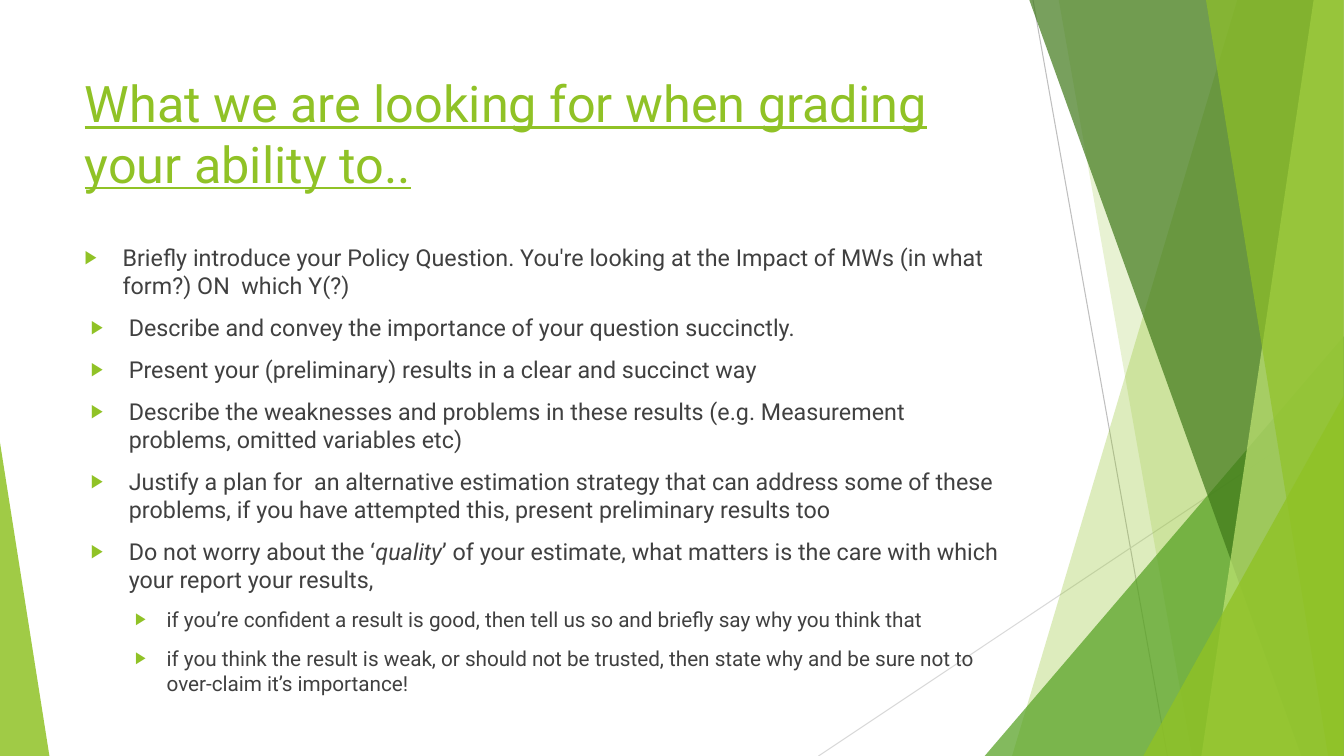
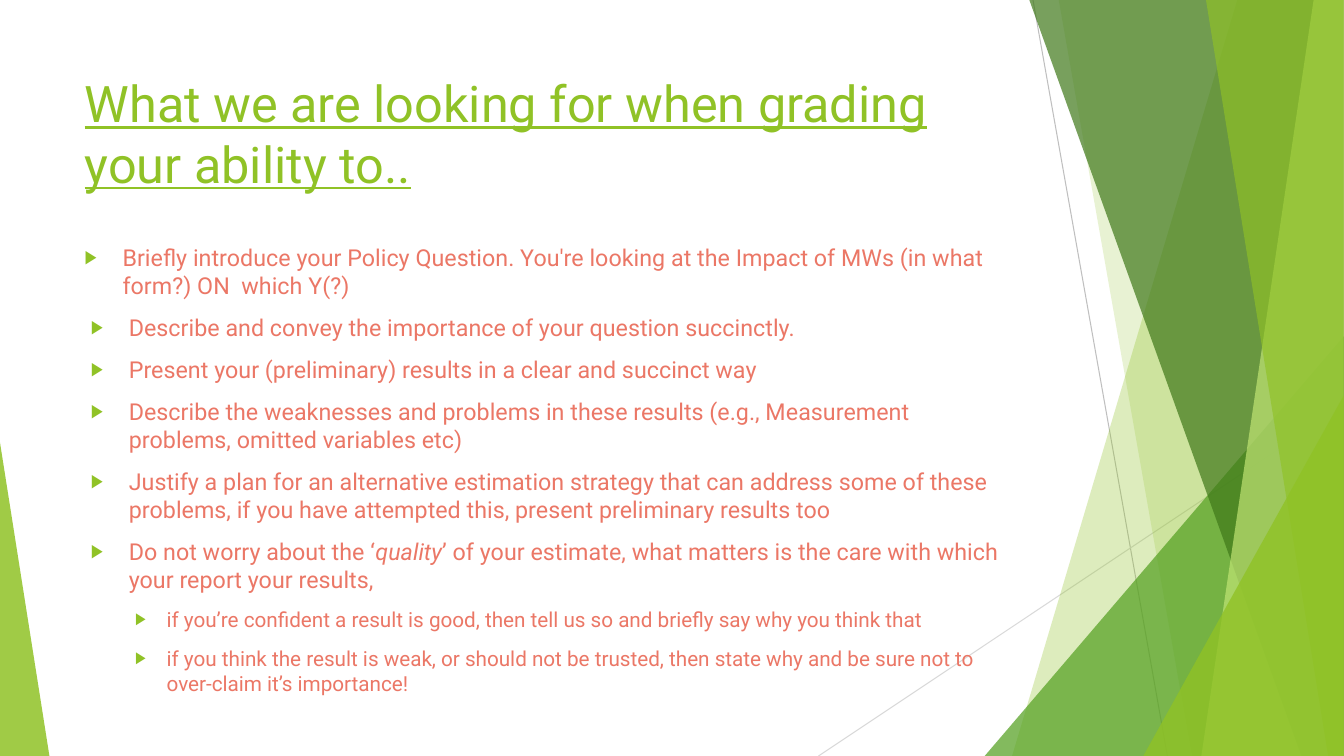
Before and after one commit to jack-n-ocallaghan/ecox-5004-analysis, a slide deck: slide 2 of ECOX5004 Pres 2 Proforma Slides - Jack O'Callaghan.pptx. Drawn at 1344x756 pixels with LibreOffice and Linux fonts; fonts in the diff are those of the drawing. Boxes give left, top, right and bottom in pixels: in the first picture for what was removed or moved away, otherwise in the second. Text is boxed around its words. In the diff, an @@ line names an element or a change of style, - is before the commit and + after.

```diff
--- a/ECOX5004 Pres 2 Proforma Slides - Jack O'Callaghan.pptx
+++ b/ECOX5004 Pres 2 Proforma Slides - Jack O'Callaghan.pptx
@@ text at <box>123,247,998,671</box>: text colour #404040 to #EB7766 in "Briefly introduce your Policy Question. You're looking ...", "Describe and convey the importance of your ...", "Present your (preliminary) results in a clear ...", "Justify a plan for an alternative estimation ..." and 3 more places @@
@@ text at <box>129,402,909,453</box>: text changed; text colour #404040 to #EB7766 @@
-▶ Describe the weaknesses and problems in these results (e.g. Measurement problems, omitted variables etc)
+▶ Describe the weaknesses and problems in these results (e.g., Measurement problems, omitted variables etc)
```
Also in this commit, not shown: 3 other slides changed, 4 slides added, 3 slides removed, 3 other files.
